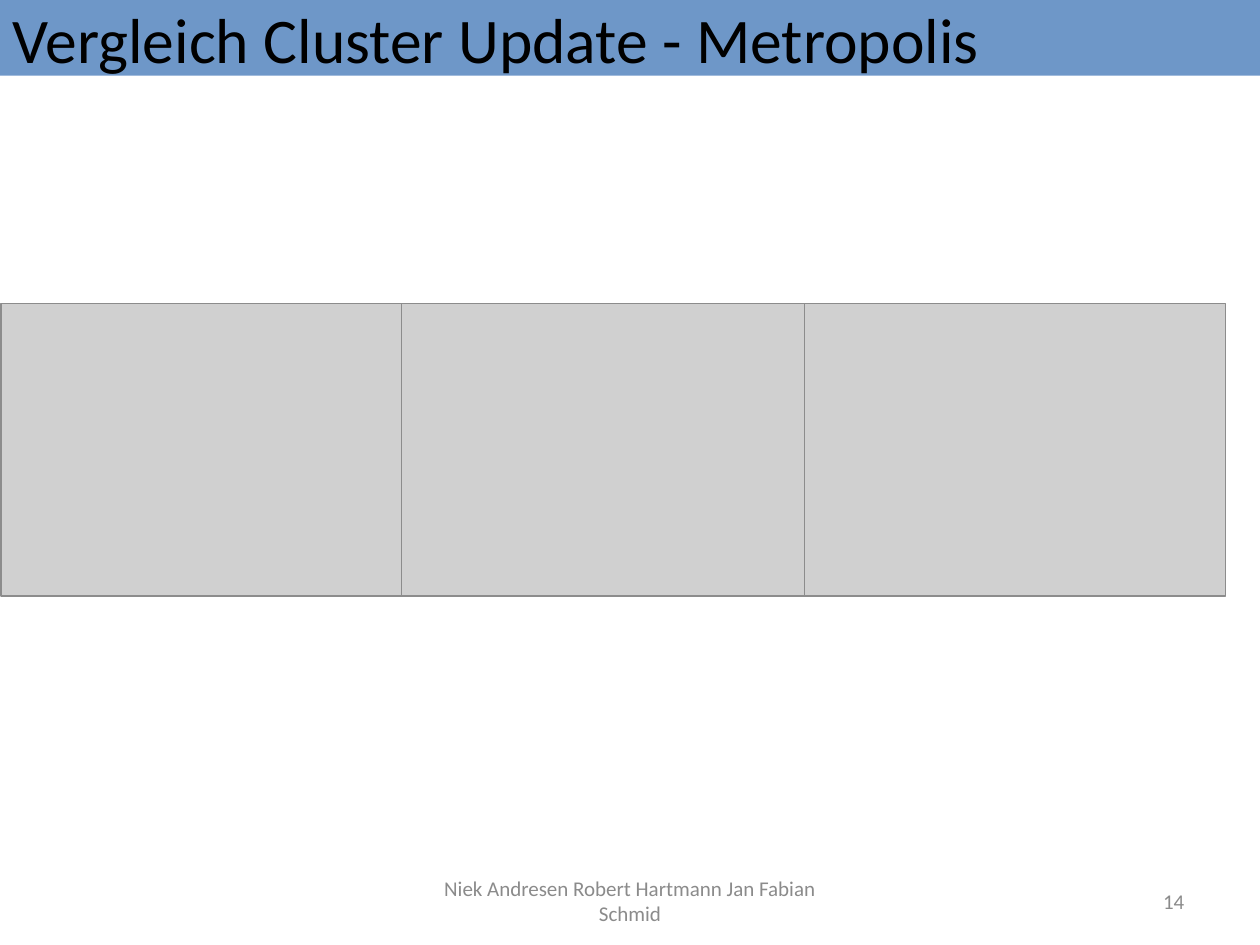
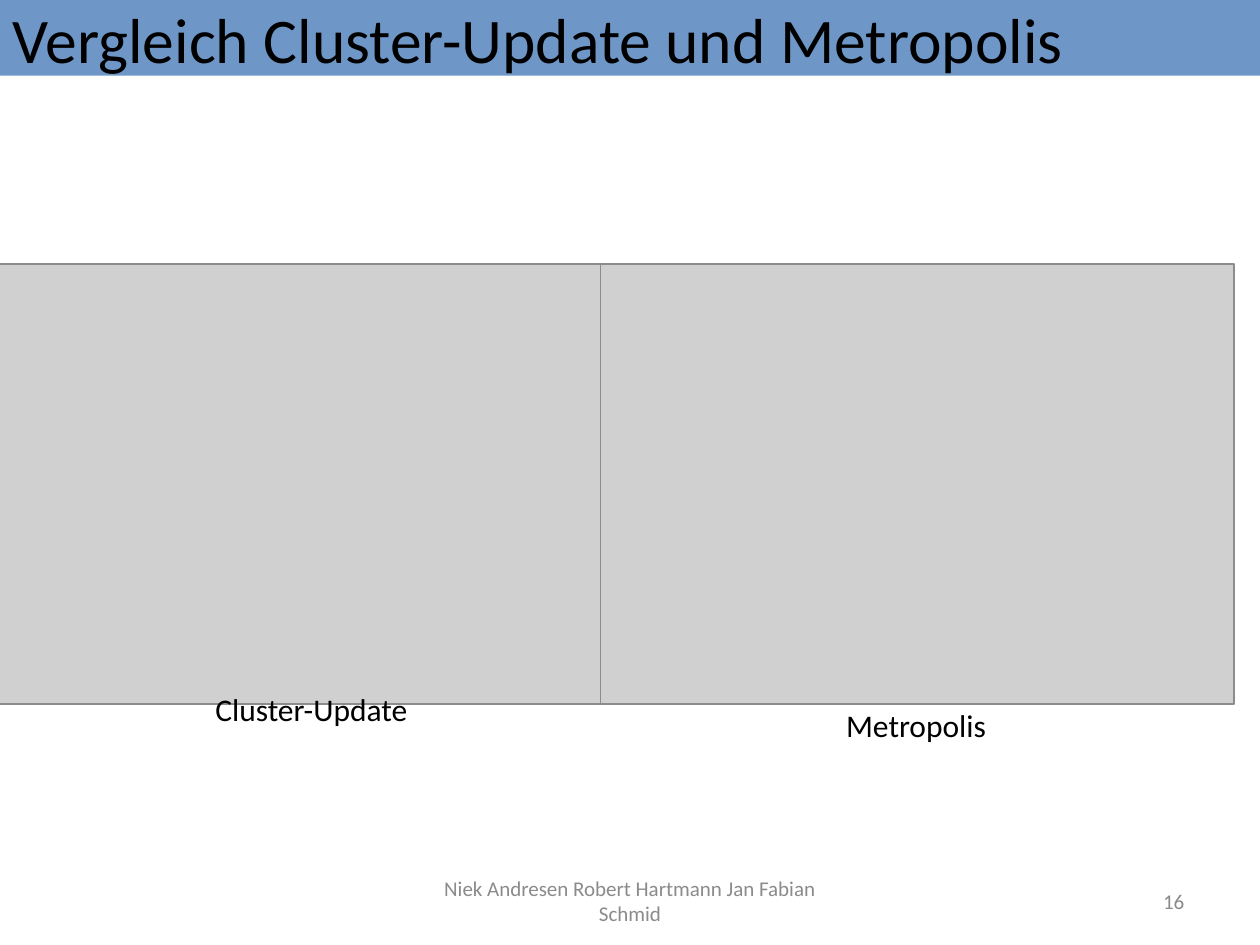
Before and after one commit to Fabse92/ising, a slide deck: slide 16 of Ausarbeitung/IsingModell.pptx (slide 14 before the commit). Drawn at 1260x945 pixels with LibreOffice and Linux fonts; fonts in the diff are those of the drawing; grey boxes stand for pictures. Boxes give left, top, right and bottom in pixels: in the first picture for what was removed or moved away, otherwise in the second. Text is boxed around its words. In the diff, an @@ line names an element or a change of style, - is before the commit and + after.

Commit message:
Cluster Update Präsi fertig

```diff
--- a/Ausarbeitung/IsingModell.pptx
+++ b/Ausarbeitung/IsingModell.pptx
@@ text in rectangle at (x1=13, y1=19, x2=1062, y2=79): text changed @@
-Vergleich Cluster Update - Metropolis
+Vergleich Cluster-Update und Metropolis
@@ picture resized from (x1=402, y1=304, x2=823, y2=596) to (x1=0, y1=265, x2=630, y2=704) @@
@@ picture resized from (x1=805, y1=304, x2=1226, y2=596) to (x1=600, y1=265, x2=1234, y2=704) @@
@@ picture removed at (x1=1, y1=304, x2=422, y2=596) @@
@@ text added at (x1=215, y1=699, x2=407, y2=728), 18 pt, text #000000 @@
+Cluster-Update
@@ text added at (x1=846, y1=715, x2=986, y2=742), 18 pt, text #000000 @@
+Metropolis
@@ page number at (x1=1163, y1=895, x2=1184, y2=909): text changed @@
-14
+16
```
Also in this commit, not shown: 3 other slides changed, 4 slides added.
